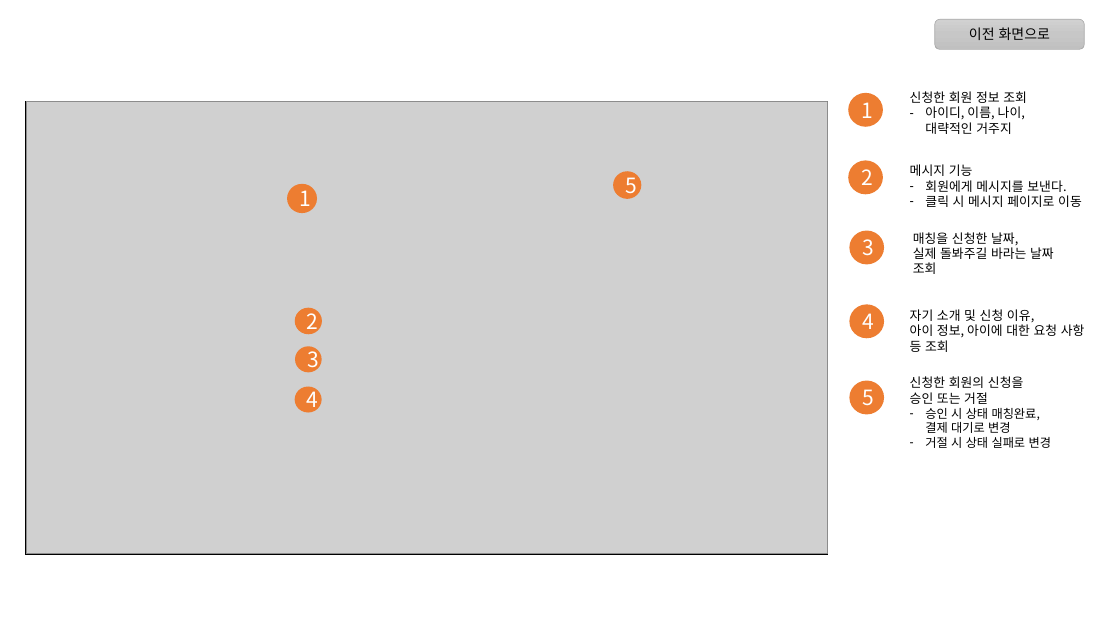
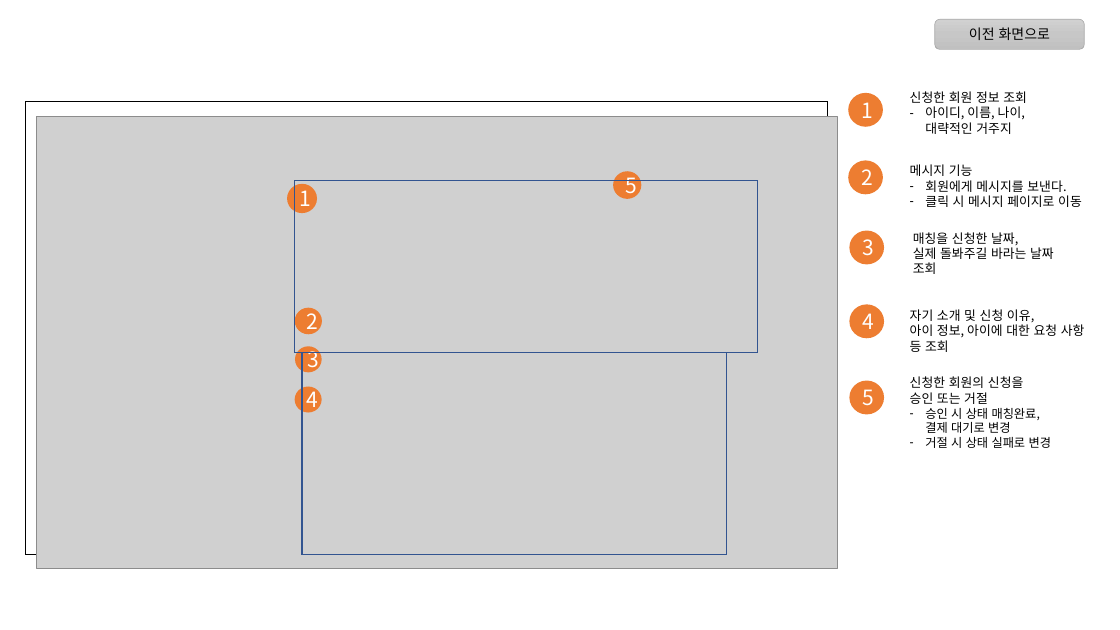
Before and after one commit to shinpanda/2017-07-03-1-bepum, a slide deck: slide 54 of 이정진-육아품앗이 ver1.0.pptx. Drawn at 1120x630 pixels with LibreOffice and Linux fonts; fonts in the diff are those of the drawing; grey boxes stand for pictures. Boxes give left, top, right and bottom in pixels: in the first picture for what was removed or moved away, otherwise in the second. Text is boxed around its words. In the diff, an @@ line names an element or a change of style, - is before the commit and + after.

```diff
--- a/이정진-육아품앗이 ver1.0.pptx
+++ b/이정진-육아품앗이 ver1.0.pptx
@@ picture: place and size @@
-picture at (26, 102, 828, 554)
+picture at (36, 117, 838, 569)
@@ rectangle added at (295, 181, 758, 353), outline #325491 1 pt @@
@@ rectangle added at (302, 353, 728, 555), outline #325491 1 pt @@
```
Also in this commit, not shown: 2 other slides changed, 1 slide removed, 8 other files.
